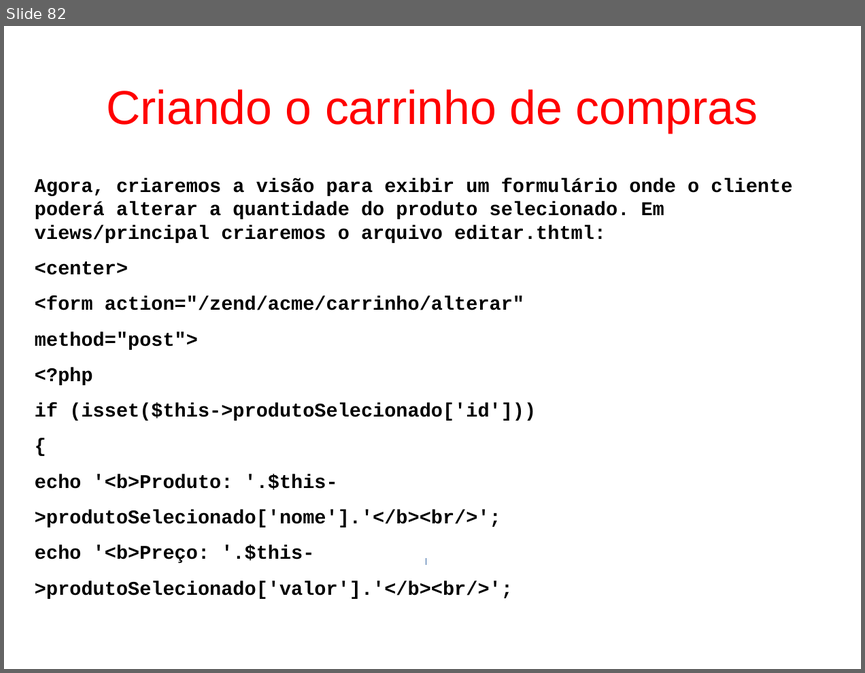
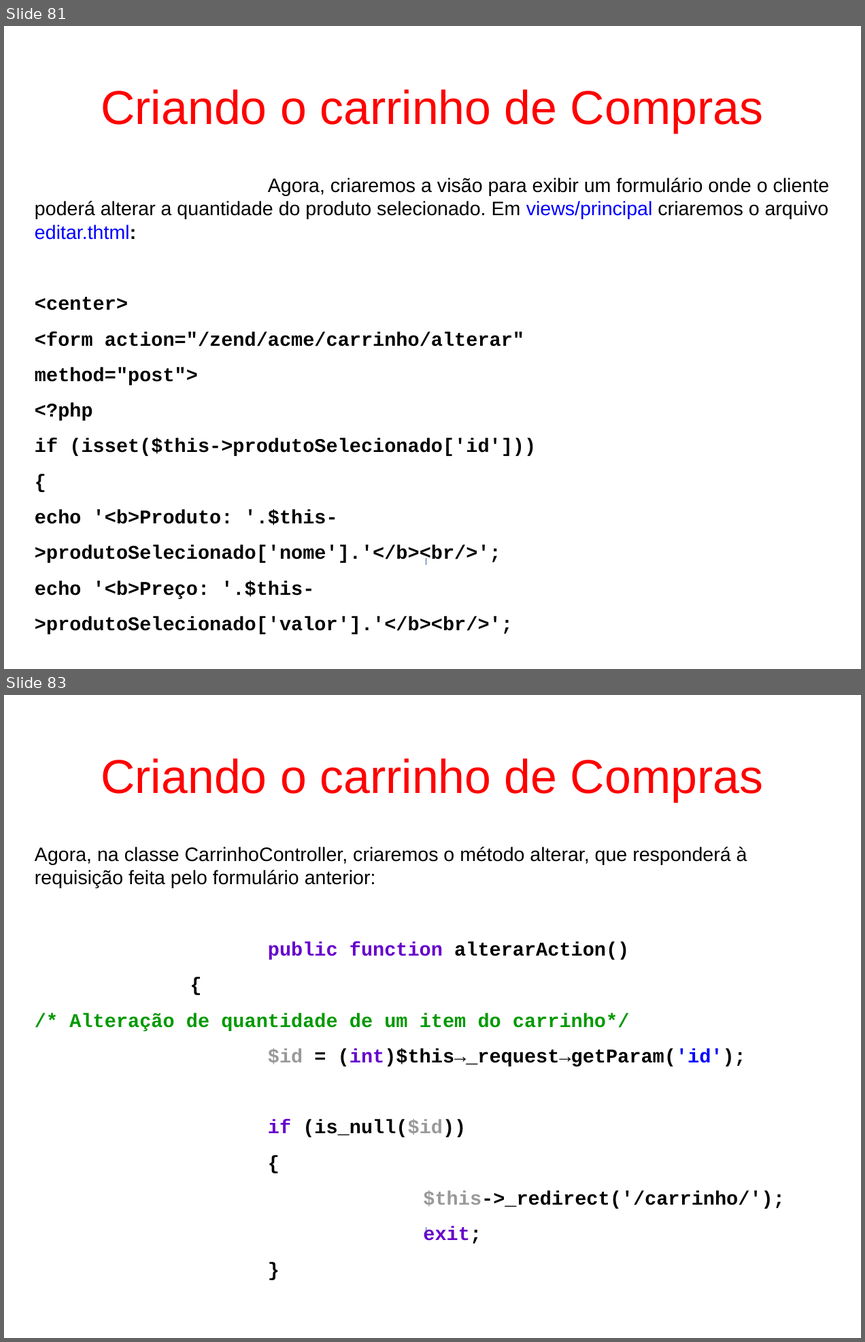
Before and after one commit to fgsl/lojasacme, a slide deck: docs/tutorial.odp. Shown one above the other, each under a label of ours: slide 82 before the commit, slides 81 and 83 after it; the slides between them are not shown. The pictures are 865x673 and 865x1342 pixels, drawn with LibreOffice and Linux fonts; fonts in the diff are those of the drawing. Boxes give left, top, right and bottom in pixels: in the first picture for what was removed or moved away, otherwise in the second. Text is boxed around its words. In the diff, an @@ line names an element or a change of style, - is before the commit and + after.

```diff
--- a/docs/tutorial.odp
+++ b/docs/tutorial.odp
@@ slide 83 added at (4,695,861,1338), background #FFFFFF @@
@@ title added at (101,758,763,802), 44 pt, text #FF0000 @@
+Criando o carrinho de Compras
@@ text added at (35,847,784,1243), 18 pt, text #000000, bold @@
+Agora, na classe CarrinhoController, criaremos o método alterar, que responderá à requisição feita pelo formulário anterior:
+public function alterarAction()
+{
+/* Alteração de quantidade de um item do carrinho*/
+$id = (int)$this→_request→getParam('id');
+if (is_null($id))
+{
+$this->_redirect('/carrinho/');
+exit;
+}
@@ rectangle added at (426,1227,426,1234), fill #729FCF, outline #3465A4 0 pt @@
@@ what was slide 82 is now slide 81 @@
@@ slide 81 changed as well @@
@@ title at (101,89,763,133): text changed @@
-Criando o carrinho de compras
+Criando o carrinho de Compras
@@ text at (35,178,830,240): font Courier New to Arial, bold off in "Agora, criaremos a visão para exibir um ..."; text colour #000000 to #0000FF in "views/principal editar.thtml:" @@
```
Also in this commit, not shown: 21 other slides changed, 21 other slides added, 1 slide removed, 1 other file.
